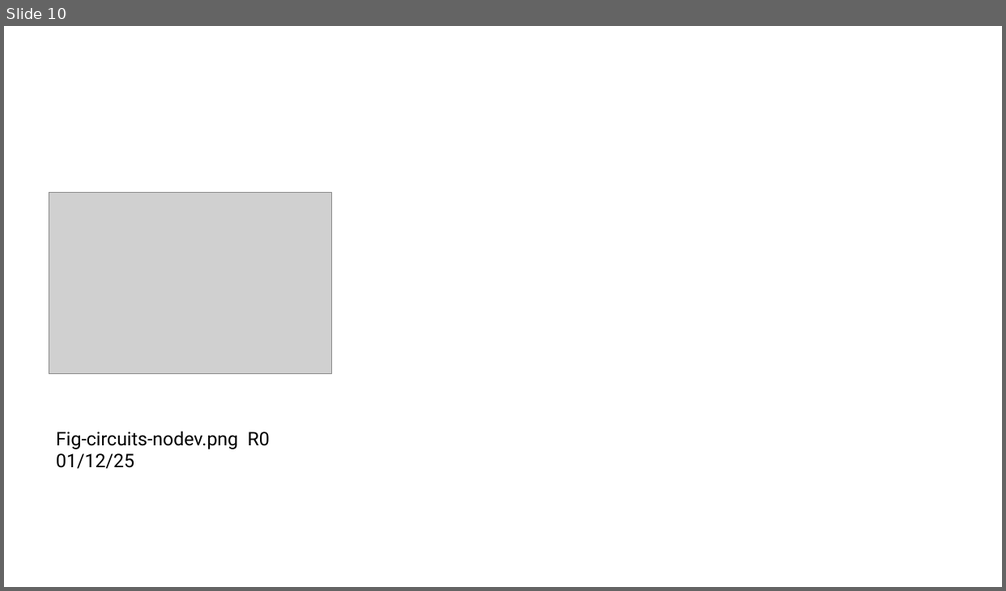
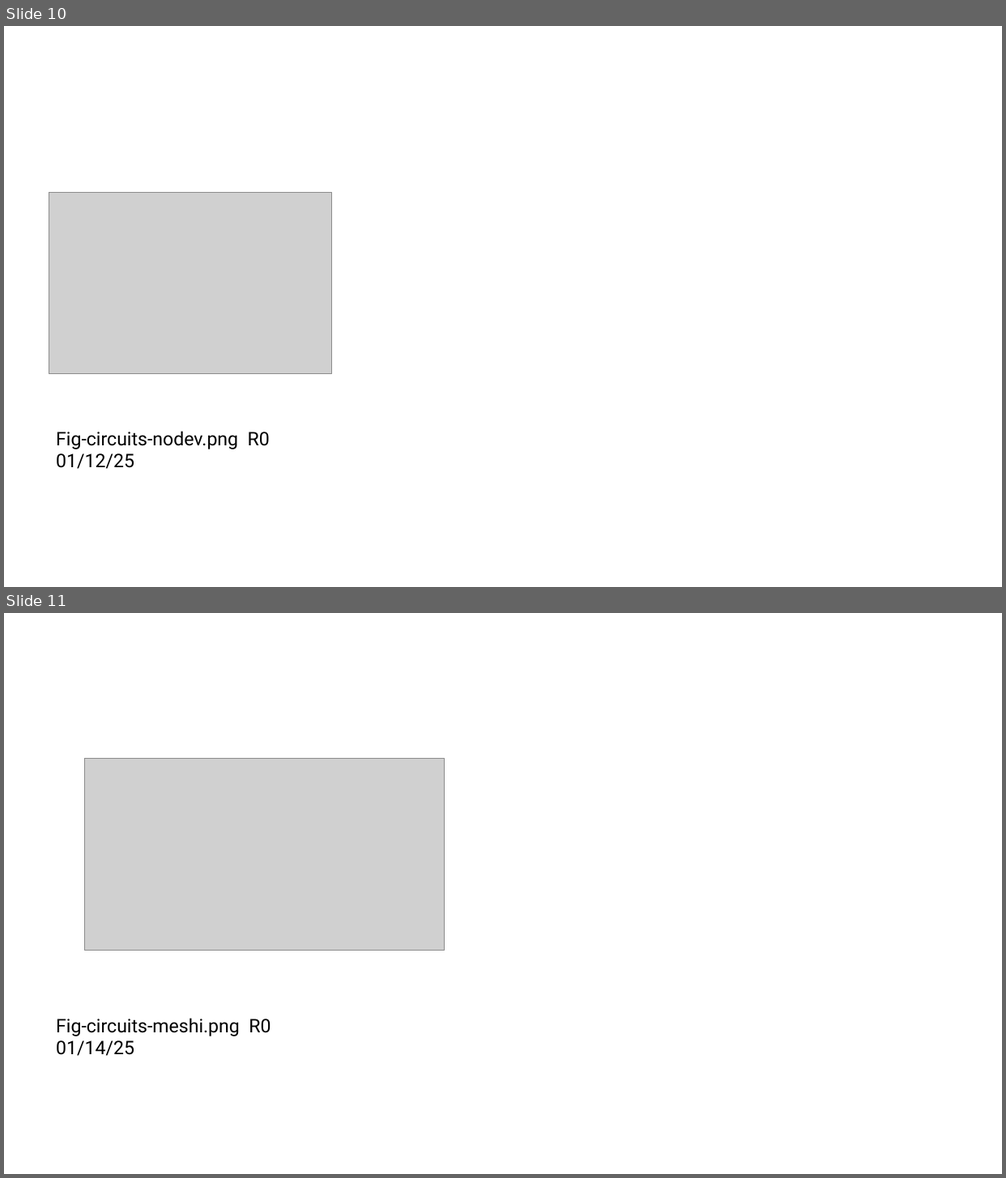
Before and after one commit to mixignal-press/ebook-ice1, a slide deck: figures/fig.pptx. Shown one above the other, each under a label of ours: slide 10 before the commit, slides 10 and 11 after it. The pictures are 1006x591 and 1006x1178 pixels, drawn with LibreOffice and Linux fonts; fonts in the diff are those of the drawing; grey boxes stand for pictures. Boxes give left, top, right and bottom in pixels: in the first picture for what was removed or moved away, otherwise in the second. Text is boxed around its words. In the diff, an @@ line names an element or a change of style, - is before the commit and + after.

```diff
--- a/figures/fig.pptx
+++ b/figures/fig.pptx
@@ slide 11 added at <box>4,613,1002,1174</box>, background #FFFFFF @@
@@ picture added at <box>85,758,444,951</box> @@
@@ text added at <box>56,1018,270,1056</box>, 18 pt, text #000000 @@
+Fig-circuits-meshi.png R0 01/14/25
```
Also in this commit, not shown: 2 other files.
